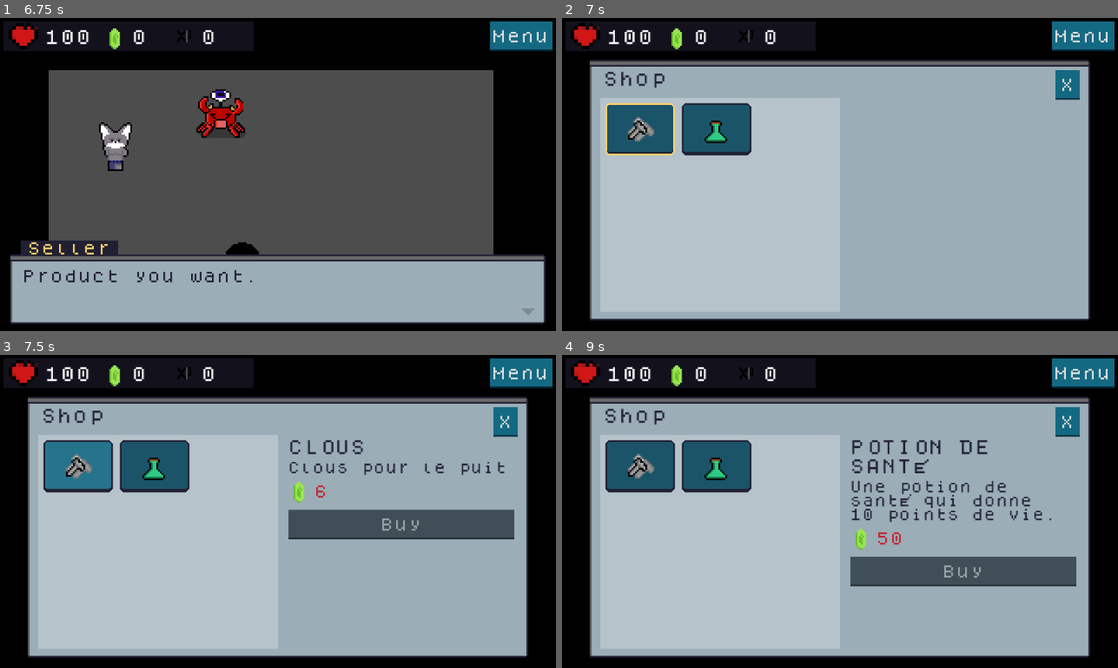
Above: before the commit, frames 1-4 (two rows, left to right).
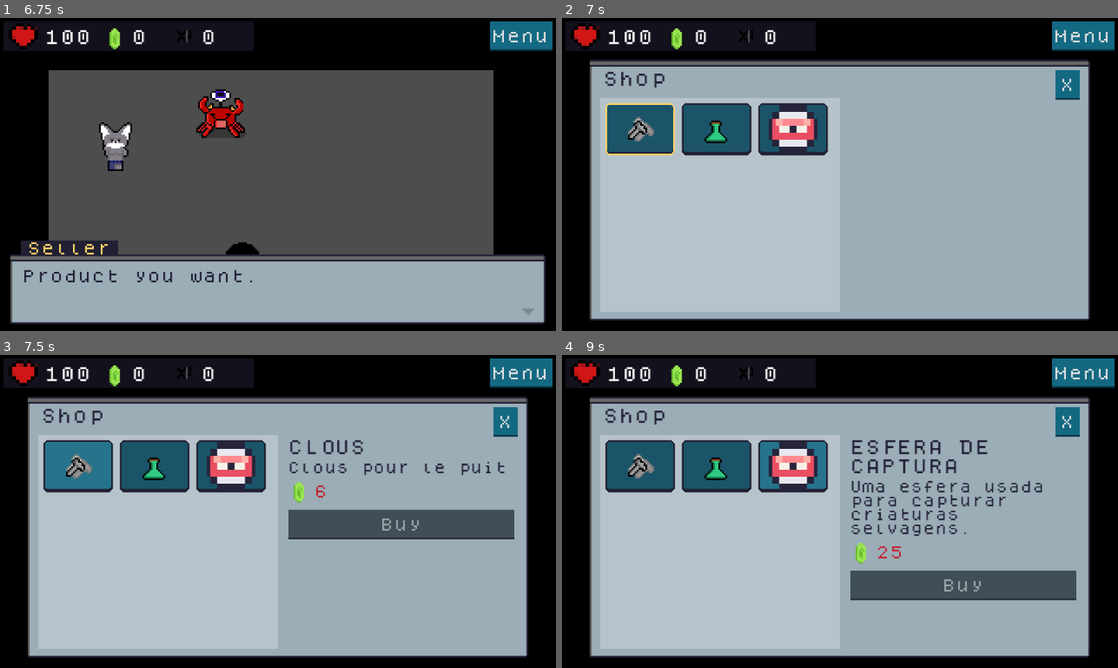
Above: after the commit, the same moments.

Repository: Pedra12/pokemon-rpg-android.
Game: Godot game, scene res://screens/crabs-village/shop.tscn
The game is run twice, just before and just after one commit, with the same random seed, the same clock (stepped at 60 frames per second) and the same inputs. This scene is started directly instead of the project's main scene.
Inputs (mouse positions are in pixels of both pictures, inside the frame that each line leads up to):
- Up to frame 1 (6.75 s): tap Enter (ui_accept) at 0.5, 0.77 s; move the mouse to (250, 237) at 0.52 s; hold Up (ui_up) 0.53-1.25 s; hold Shift 0.53-1.25 s; click (250, 237) at 0.67 s; click (528, 312) at 1.25 s; click (528, 312) at 2 s; click "Menu" at 2.75 s; click "Resume" at 3.5 s; drag from (444, 221) to (222, 136) at 4.27 s; move the mouse to (111, 127) at 5.02 s; hold Left (ui_left) 5.03-5.75 s; tap Ctrl at 5.1 s; drag from (305, 174) to (133, 130) at 5.77 s; move the mouse to (194, 96) at 6.52 s; hold Down (ui_down) from 6.53 s (still down); tap Alt at 6.6 s
- Up to frame 2 (7 s): keep holding Down (ui_down); tap Enter (ui_accept) at 6.77 s
- Up to frame 3 (7.5 s): release Down (ui_down) at 7.25 s; click (77, 467) at 7.25 s
- Up to frame 4 (9 s): click (717, 467) at 8.02 s; click (795, 467) at 8.77 s

Frame 1 is identical in both runs. In frame 2, 2.1% of the frame differs, in the area x 35-48%, y 27-44%; in frame 3, 2.1%; in frame 4, 8.2%, in the area x 35-93%, y 27-79%.

Commit message:
Sell capture spheres in village shops

Diff:
--- a/game/screens/crabs-village/shop.gd
+++ b/game/screens/crabs-village/shop.gd
@@ -14,7 +14,8 @@
 
 	$shopList.setShopItemList([
 		shopItemClass.new(GlobalItems.ID.NAILS,6),
-		shopItemClass.new(GlobalItems.ID.HEALTH_POTION_10,50)
+		shopItemClass.new(GlobalItems.ID.HEALTH_POTION_10,50),
+		shopItemClass.new(GlobalItems.ID.CAPTURE_ORB,25)
 		])
 
 
